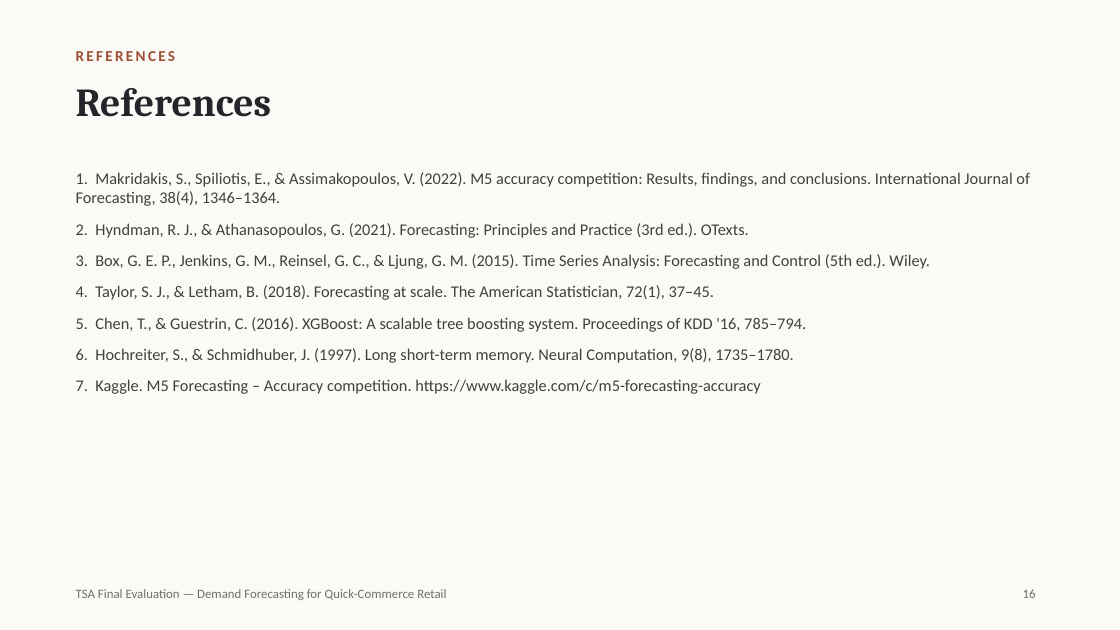
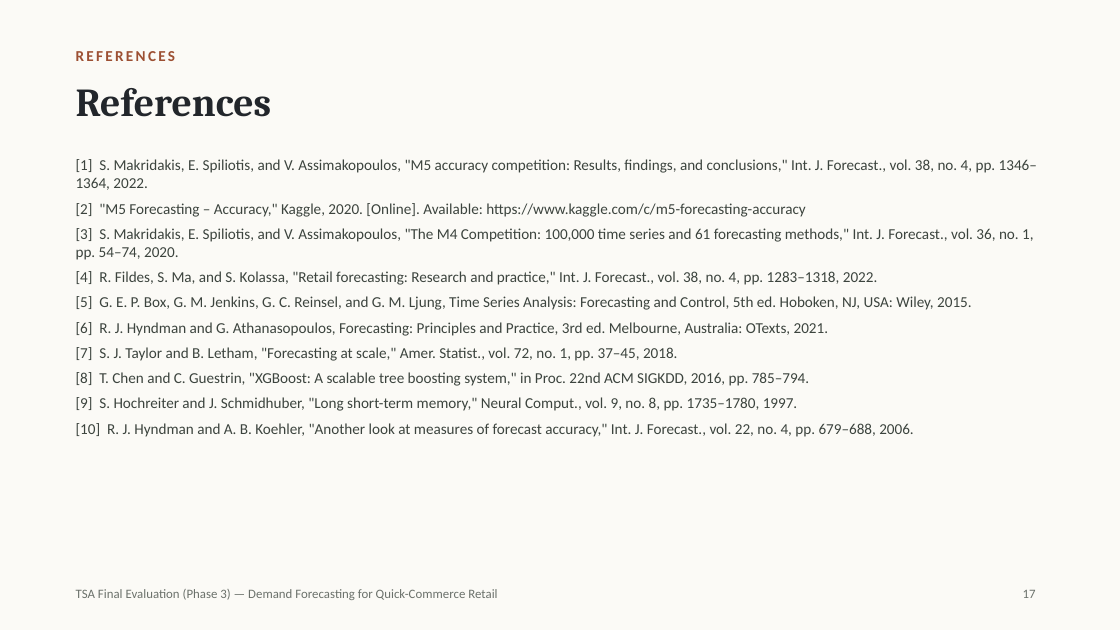
Before and after one commit to anshulmittall/quickcommerce-demand-forecast, a slide deck: slide 17 of slides/Demand Forecasting for Quick-Commerce Retail — TSA Final Presentation.pptx (slide 16 before the commit). Drawn at 1120x630 pixels with LibreOffice and Linux fonts; fonts in the diff are those of the drawing. Boxes give left, top, right and bottom in pixels: in the first picture for what was removed or moved away, otherwise in the second. Text is boxed around its words. In the diff, an @@ line names an element or a change of style, - is before the commit and + after.

Commit message:
Phase 3 final submission: tuning, MAPE and IEEE report
- Tune Prophet, XGBoost and LSTM on a validation year before the test year
- Report RMSE, MAE and MAPE for every method (MAPE skips the zero-sales day)
- Add one-column figures for the report (08_report_figures.py)
- Final report rewritten in IEEE two-column format, final slides updated

```diff
--- a/slides/Demand Forecasting for Quick-Commerce Retail — TSA Final Presentation.pptx
+++ b/slides/Demand Forecasting for Quick-Commerce Retail — TSA Final Presentation.pptx
@@ text at (x1=76, y1=159, x2=1037, y2=437): text changed; size 14 to 13 pt @@
-1. Makridakis, S., Spiliotis, E., & Assimakopoulos, V. (2022). M5 accuracy competition: Results, findings, and conclusions. International Journal of Forecasting, 38(4), 1346–1364.
-2. Hyndman, R. J., & Athanasopoulos, G. (2021). Forecasting: Principles and Practice (3rd ed.). OTexts.
-3. Box, G. E. P., Jenkins, G. M., Reinsel, G. C., & Ljung, G. M. (2015). Time Series Analysis: Forecasting and Control (5th ed.). Wiley.
-4. Taylor, S. J., & Letham, B. (2018). Forecasting at scale. The American Statistician, 72(1), 37–45.
-5. Chen, T., & Guestrin, C. (2016). XGBoost: A scalable tree boosting system. Proceedings of KDD '16, 785–794.
-6. Hochreiter, S., & Schmidhuber, J. (1997). Long short-term memory. Neural Computation, 9(8), 1735–1780.
-7. Kaggle. M5 Forecasting – Accuracy competition. https://www.kaggle.com/c/m5-forecasting-accuracy
+[1] S. Makridakis, E. Spiliotis, and V. Assimakopoulos, "M5 accuracy competition: Results, findings, and conclusions," Int. J. Forecast., vol. 38, no. 4, pp. 1346–1364, 2022.
+[2] "M5 Forecasting – Accuracy," Kaggle, 2020. [Online]. Available: https://www.kaggle.com/c/m5-forecasting-accuracy
+[3] S. Makridakis, E. Spiliotis, and V. Assimakopoulos, "The M4 Competition: 100,000 time series and 61 forecasting methods," Int. J. Forecast., vol. 36, no. 1, pp. 54–74, 2020.
+[4] R. Fildes, S. Ma, and S. Kolassa, "Retail forecasting: Research and practice," Int. J. Forecast., vol. 38, no. 4, pp. 1283–1318, 2022.
+[5] G. E. P. Box, G. M. Jenkins, G. C. Reinsel, and G. M. Ljung, Time Series Analysis: Forecasting and Control, 5th ed. Hoboken, NJ, USA: Wiley, 2015.
+[6] R. J. Hyndman and G. Athanasopoulos, Forecasting: Principles and Practice, 3rd ed. Melbourne, Australia: OTexts, 2021.
+[7] S. J. Taylor and B. Letham, "Forecasting at scale," Amer. Statist., vol. 72, no. 1, pp. 37–45, 2018.
+[8] T. Chen and C. Guestrin, "XGBoost: A scalable tree boosting system," in Proc. 22nd ACM SIGKDD, 2016, pp. 785–794.
+[9] S. Hochreiter and J. Schmidhuber, "Long short-term memory," Neural Comput., vol. 9, no. 8, pp. 1735–1780, 1997.
+[10] R. J. Hyndman and A. B. Koehler, "Another look at measures of forecast accuracy," Int. J. Forecast., vol. 22, no. 4, pp. 679–688, 2006.
@@ text at (x1=76, y1=589, x2=497, y2=600): text changed @@
-TSA Final Evaluation — Demand Forecasting for Quick-Commerce Retail
+TSA Final Evaluation (Phase 3) — Demand Forecasting for Quick-Commerce Retail
@@ page number at (x1=1023, y1=590, x2=1036, y2=598): text changed @@
-16
+17
```
Also in this commit, not shown: 14 other slides changed, 2 slides added, 1 slide removed, 16 other files.
